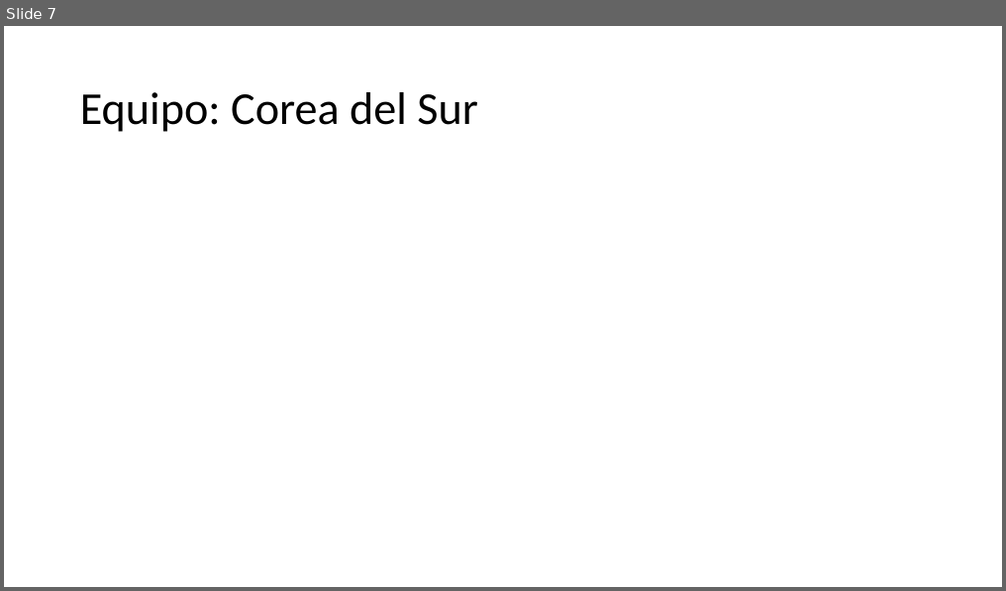
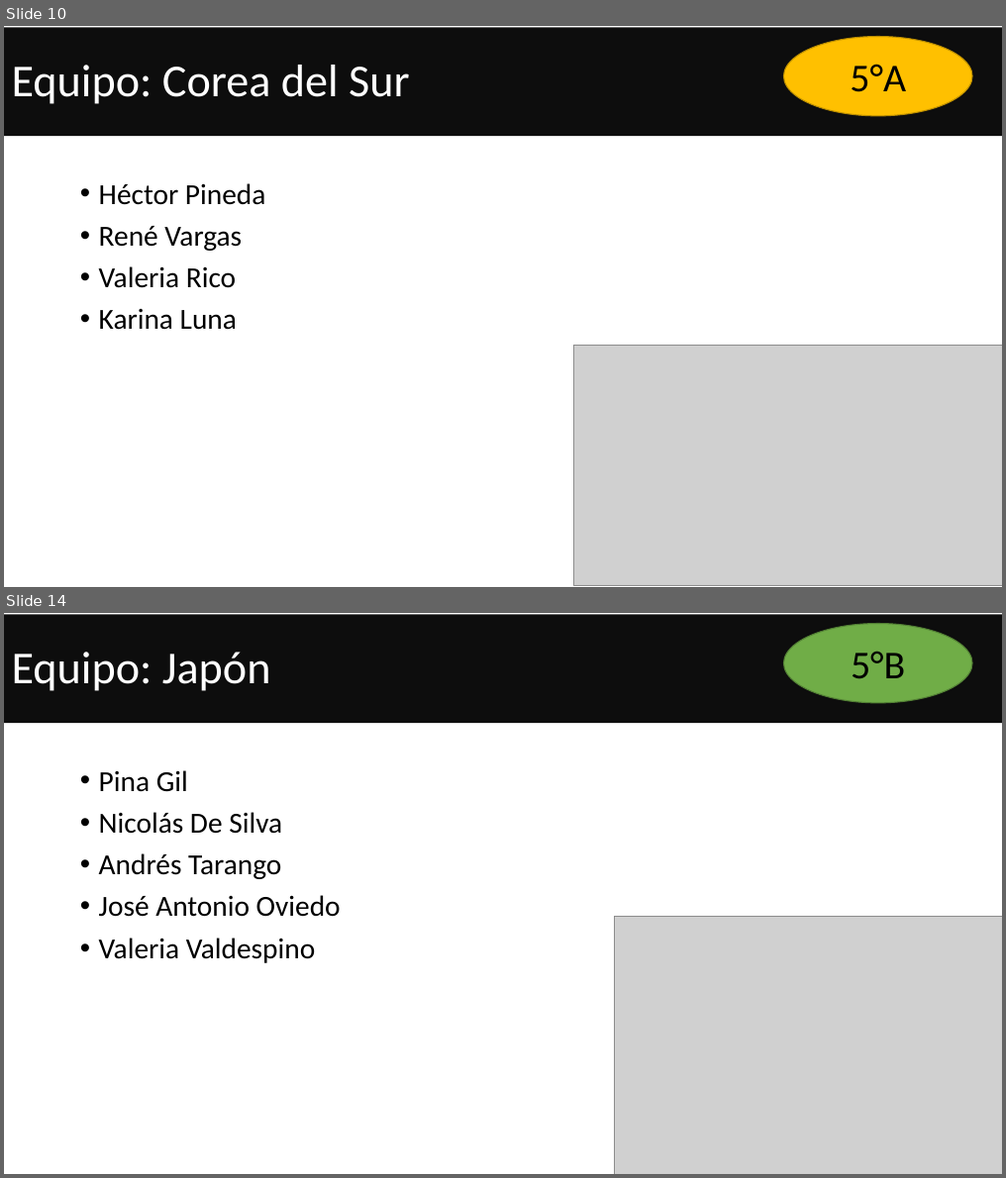
Before and after one commit to Adrifelcha/afchavez-019, a slide deck: JeanPiaget/2019-2020/Presentaciones/Quinto/ActividadContingencia.pptx. Shown one above the other, each under a label of ours: slide 7 before the commit, slides 10 and 14 after it; the slides between them are not shown. The pictures are 1006x591 and 1006x1178 pixels, drawn with LibreOffice and Linux fonts; fonts in the diff are those of the drawing; grey boxes stand for pictures. Boxes give left, top, right and bottom in pixels: in the first picture for what was removed or moved away, otherwise in the second. Text is boxed around its words. In the diff, an @@ line names an element or a change of style, - is before the commit and + after.

```diff
--- a/JeanPiaget/2019-2020/Presentaciones/Quinto/ActividadContingencia.pptx
+++ b/JeanPiaget/2019-2020/Presentaciones/Quinto/ActividadContingencia.pptx
@@ slide 14 added at (4,613,1002,1174), background #FFFFFF @@
@@ rectangle added at (4,615,1002,723), fill #0D0D0D, 44 pt, text #FFFFFF @@
+Equipo: Japón
@@ ellipse added at (784,624,973,703), fill #70AD47, outline #538035 1 pt, 38 pt, text #000000 @@
+5°B
@@ title added at (12,652,271,691), 44 pt, text #000000 @@
+Equipo: Japón
@@ text added at (99,770,341,963), 28 pt, text #000000 @@
+• Pina Gil
+• Nicolás De Silva
+• Andrés Tarango
+• José Antonio Oviedo
+• Valeria Valdespino
@@ picture added at (615,916,1002,1174) @@
@@ what was slide 7 is now slide 10 @@
@@ slide 10 changed as well @@
@@ rectangle added at (4,28,1002,136), fill #0D0D0D, 44 pt, text #FFFFFF @@
+Equipo: Corea del Sur
@@ ellipse added at (784,37,973,116), fill #FFC000, outline #BD8E00 1 pt, 38 pt, text #000000 @@
+5°A
@@ text added at (99,183,265,330), 28 pt, text #000000 @@
+• Héctor Pineda
+• René Vargas
+• Valeria Rico
+• Karina Luna
@@ picture added at (573,345,1002,586) @@
```
Also in this commit, not shown: 2 other slides changed, 11 other slides added, 9 slides removed, 2 other files.
